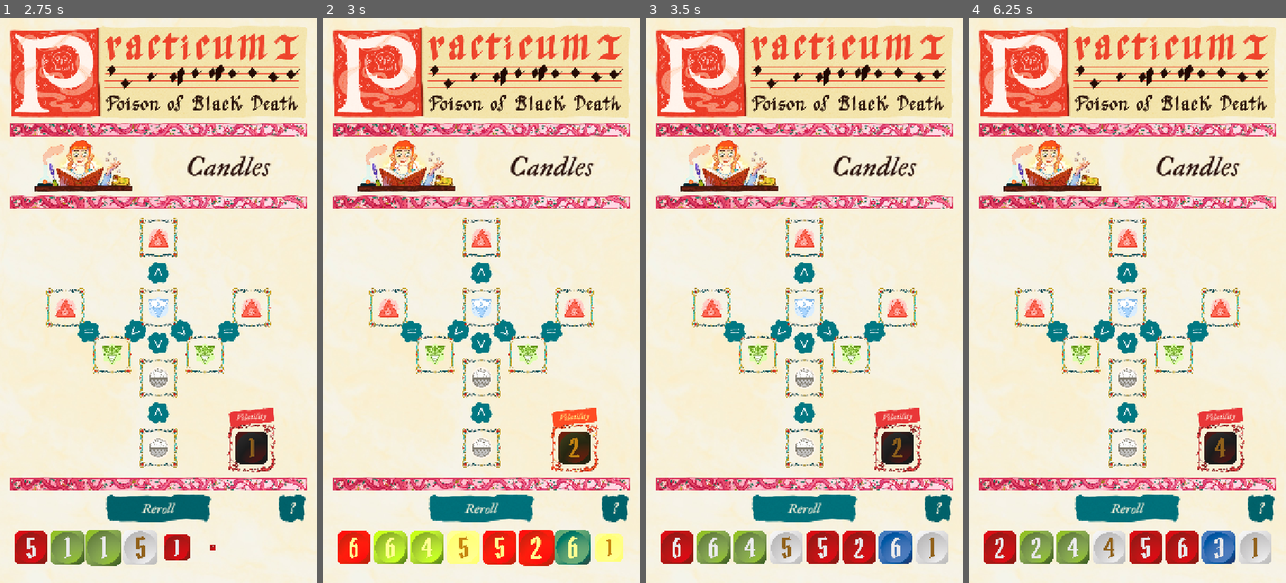
Above: before the commit, frames 1-4 (left to right).
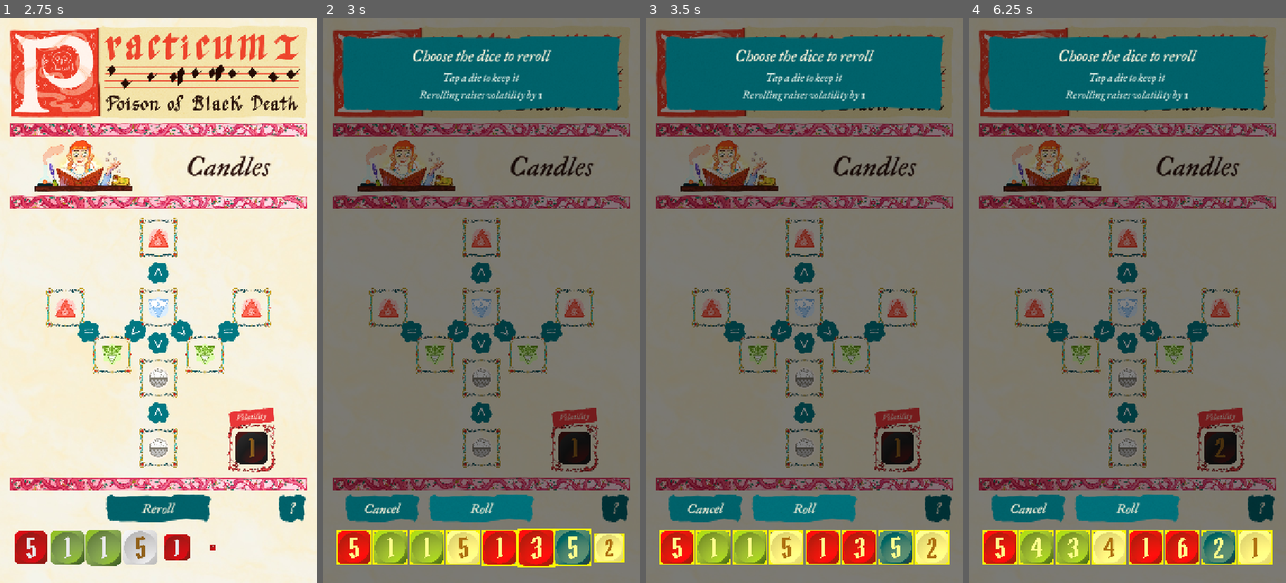
Above: after the commit, the same moments.

Repository: flipper83/pocimas
Game: Godot game, scene res://scenes/main.tscn
Same seed, same stepped clock (60 frames per second), same inputs: the game is played once before the commit and once after it.
Inputs:
- Up to frame 1 (2.75 s): click "Reroll" at 0.5 s; click "?" at 1.25 s; click "Got it!" at 2 s
- Up to frame 2 (3 s): click "Reroll" at 2.75 s
- Up to frame 3 (3.5 s): no input
- Up to frame 4 (6.25 s): click "Reroll" (after the commit: "Roll") at 3.5 s; click "?" at 4.25 s; click "Got it!" at 5 s; click "Reroll" at 5.75 s

Frame 1 is identical in both runs. In frame 2, 97% of the frame differs, in the area x 0-100%, y 0-100%; in frame 3, 98%; in frame 4, 98%.

Commit message:
feat: choose which dice to reroll
Reroll opens a selection screen (same dark overlay as die powers) with all free dice marked; tap to keep a die. Roll confirms (+1 volatility), Cancel exits at no cost.

Co-Authored-By: Claude Opus 5.5 <noreply@anthropic.com>

Diff:
--- a/scripts/game.gd
+++ b/scripts/game.gd
@@ -22,6 +22,8 @@
 const REROLL_BTN_SIZE := Vector2(240, 64)
 const REROLL_BTN_GAP := 20.0  # separación entre el botón y la parte superior de los dados
 const HELP_BTN_SIZE := Vector2(64, 64)
+const CANCEL_BTN_SIZE := Vector2(170, 64)
+const CANCEL_BTN_GAP := 20.0  # separación entre Cancel y el botón de relanzar
 const DIE_SIZE_RATIO := 0.9  # tamaño del dado respecto a la separación entre dados
 const POWER_HINT_TOP := 40.0
 const NOTE_TEXT_COLOR := Color(0.99, 0.95, 0.86, 1.0)
@@ -35,7 +37,7 @@
 var _level_data: Dictionary = {}
 var _page: LevelPage = null
 
-enum State { IDLE, SELECTING_TARGET }
+enum State { IDLE, SELECTING_TARGET, SELECTING_REROLL }
 enum Outcome { EXPLOSION, SOUP, POTION_READY }
 
 var _background: Sprite2D = null
@@ -44,6 +46,8 @@
 var _operations: Array = []
 var _volatility: VolatilityNode = null
 var _reroll_btn: Button = null
+var _cancel_btn: Button = null
+var _reroll_selection: Array[DieNode] = []
 var _dragged_die: DieNode = null
 var _drag_offset: Vector2
 var _state: State = State.IDLE
@@ -163,6 +167,9 @@
 	var dice_top := dice_y - _die_spacing() * DIE_SIZE_RATIO * 0.5
 	var reroll_top := dice_top - REROLL_BTN_GAP - REROLL_BTN_SIZE.y
 	_reroll_btn.position = Vector2(center_x - REROLL_BTN_SIZE.x * 0.5, reroll_top)
+	_cancel_btn.position = Vector2(
+		_reroll_btn.position.x - CANCEL_BTN_GAP - CANCEL_BTN_SIZE.x,
+		reroll_top + (REROLL_BTN_SIZE.y - CANCEL_BTN_SIZE.y) * 0.5)
 	var column_right := center_x + minf(view.size.x, LevelPage.DESIGN_SIZE.x) * 0.5
 	_help_btn.position = Vector2(
 		column_right - BOARD_SIDE_MARGIN - HELP_BTN_SIZE.x,
@@ -434,6 +441,13 @@
 	_reroll_btn.pressed.connect(_on_reroll_pressed)
 	add_child(_reroll_btn)
 
+	_cancel_btn = _make_note_button("Cancel", 34, 16)
+	_cancel_btn.size = CANCEL_BTN_SIZE
+	_cancel_btn.z_index = 6
+	_cancel_btn.visible = false
+	_cancel_btn.pressed.connect(_exit_reroll_selection)
+	add_child(_cancel_btn)
+
 func _setup_help_button() -> void:
 	_help_btn = _make_note_button("?", 40, 4)
 	_help_btn.size = HELP_BTN_SIZE
@@ -460,6 +474,14 @@
 			for die: DieNode in _dice:
 				if not die.is_placed and die.get_hit_rect().has_point(pos):
 					_apply_to_die(die)
+					break
+		return
+
+	if _state == State.SELECTING_REROLL:
+		if _is_press(event):
+			for die: DieNode in _reroll_candidates():
+				if die.get_hit_rect().has_point(pos):
+					_toggle_reroll_die(die)
 					break
 		return
 
@@ -673,10 +695,74 @@
 func _on_reroll_pressed() -> void:
 	if _game_over or _intro_active:
 		return
+	match _state:
+		State.IDLE:
+			var candidates := _reroll_candidates()
+			# Con un solo dado libre no hay nada que elegir.
+			if candidates.size() <= 1:
+				_reroll_dice(candidates)
+			else:
+				_enter_reroll_selection(candidates)
+		State.SELECTING_REROLL:
+			var selected := _reroll_selection.duplicate()
+			_exit_reroll_selection()
+			_reroll_dice(selected)
+
+func _reroll_candidates() -> Array[DieNode]:
+	var result: Array[DieNode] = []
 	for die: DieNode in _dice:
 		if not die.is_placed:
-			die.die_value = randi_range(1, 6)
-			die.update_value_display()
+			result.append(die)
+	return result
+
+# Empiezan todos marcados; el jugador toca los que quiere conservar.
+func _enter_reroll_selection(candidates: Array[DieNode]) -> void:
+	_state = State.SELECTING_REROLL
+	_reroll_selection = candidates.duplicate()
+	_overlay.visible = true
+	_power_hint_title.text = "Choose the dice to reroll"
+	_power_hint_detail.text = "Tap a die to keep it\nRerolling raises volatility by 1"
+	_power_hint.visible = true
+	_power_hint.reset_size()
+	_power_hint.modulate.a = 0.0
+	create_tween().tween_property(_power_hint, "modulate:a", 1.0, 0.15)
+	for die: DieNode in candidates:
+		_set_reroll_marked(die, true)
+	_reroll_btn.text = "Roll"
+	_reroll_btn.z_index = 6
+	_reroll_btn.disabled = false
+	_cancel_btn.visible = true
+
+func _exit_reroll_selection() -> void:
+	_state = State.IDLE
+	_overlay.visible = false
+	_power_hint.visible = false
+	for die: DieNode in _reroll_candidates():
+		_set_reroll_marked(die, false)
+	_reroll_selection.clear()
+	_reroll_btn.text = "Reroll"
+	_reroll_btn.z_index = 0
+	_reroll_btn.disabled = false
+	_cancel_btn.visible = false
+
+func _toggle_reroll_die(die: DieNode) -> void:
+	var marked := not _reroll_selection.has(die)
+	if marked:
+		_reroll_selection.append(die)
+	else:
+		_reroll_selection.erase(die)
+	_set_reroll_marked(die, marked)
+	_reroll_btn.disabled = _reroll_selection.is_empty()
+
+# Los marcados quedan resaltados sobre el overlay; los desmarcados, debajo (oscurecidos).
+func _set_reroll_marked(die: DieNode, marked: bool) -> void:
+	die.set_highlighted(marked)
+	die.z_index = 6 if marked else 1
+
+func _reroll_dice(dice: Array[DieNode]) -> void:
+	for die: DieNode in dice:
+		die.die_value = randi_range(1, 6)
+		die.update_value_display()
 	_increase_volatility()
 
 func _increase_volatility() -> void:
